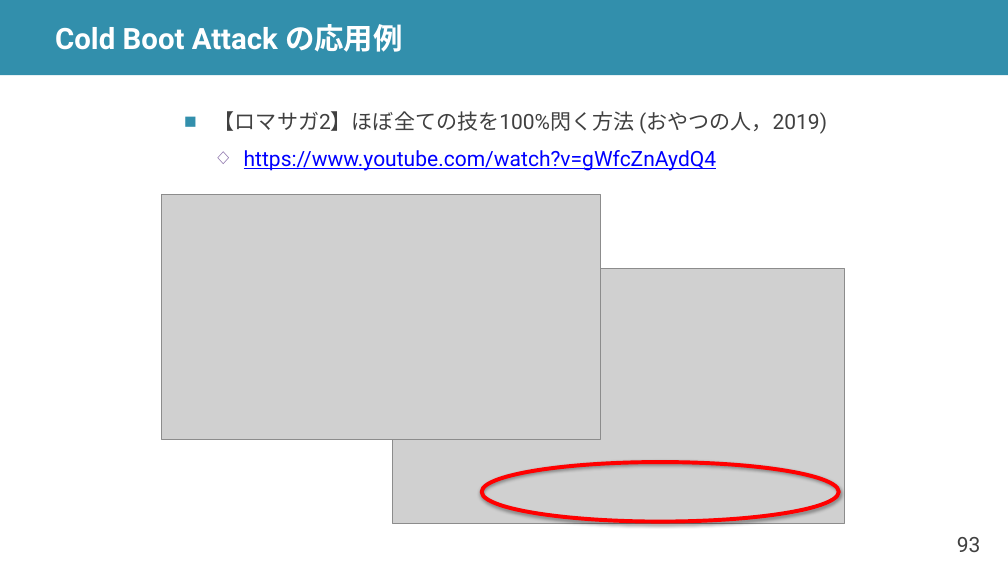
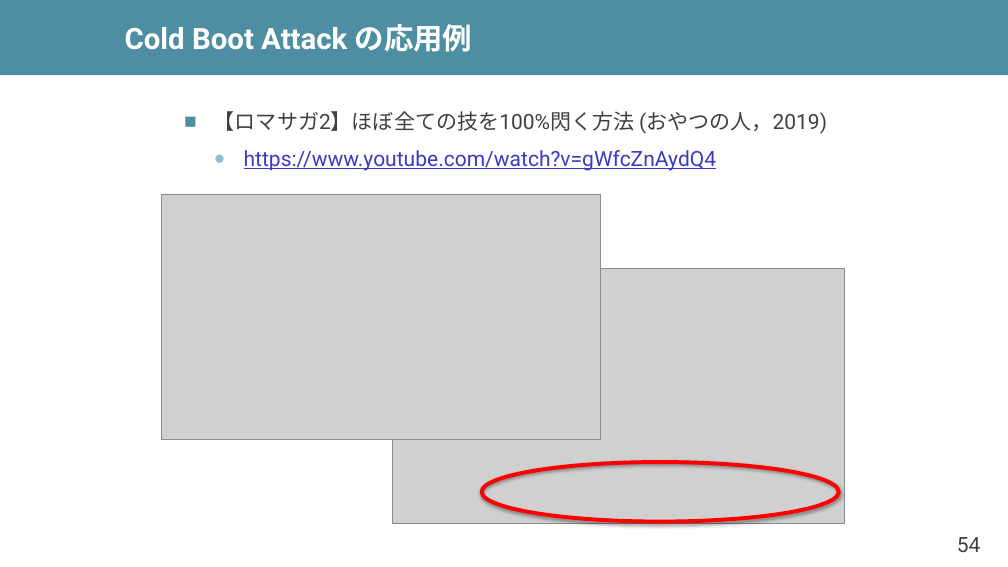
Before and after one commit to shioyadan/advanced-computer-organization, a slide deck: slide 54 of aco-shioya-07.pptx (slide 93 before the commit). Drawn at 1008x567 pixels with LibreOffice and Linux fonts; fonts in the diff are those of the drawing; grey boxes stand for pictures. Boxes give left, top, right and bottom in pixels: in the first picture for what was removed or moved away, otherwise in the second. Text is boxed around its words. In the diff, an @@ line names an element or a change of style, - is before the commit and + after.

```diff
--- a/aco-shioya-07.pptx
+++ b/aco-shioya-07.pptx
@@ rectangle at (0, 0, 1008, 75): fill #328FAC to #4E8EA2 @@
@@ title "Cold Boot Attack の応用例": place and size @@
-title "Cold Boot Attack の応用例" at (55, 24, 402, 52)
+title "Cold Boot Attack の応用例" at (125, 24, 472, 52)
@@ text "【ロマサガ2】ほぼ全ての技を100%閃く方法 (おやつの人，2019)" at (214, 111, 827, 171): text colour #0000FF to #3A3AC6 in "https://www.youtube.com/watch?v=gWfcZnAydQ4"; bullet colour #328FAC to #4E8EA2; bullet ◇ to ●; bullet colour #8064A2 to #92BDCA @@
@@ page number at (957, 537, 981, 552): text changed @@
-93
+54
```
Also in this commit, not shown: 55 other slides changed, 31 slides added, 57 slides removed, 2 other files.
